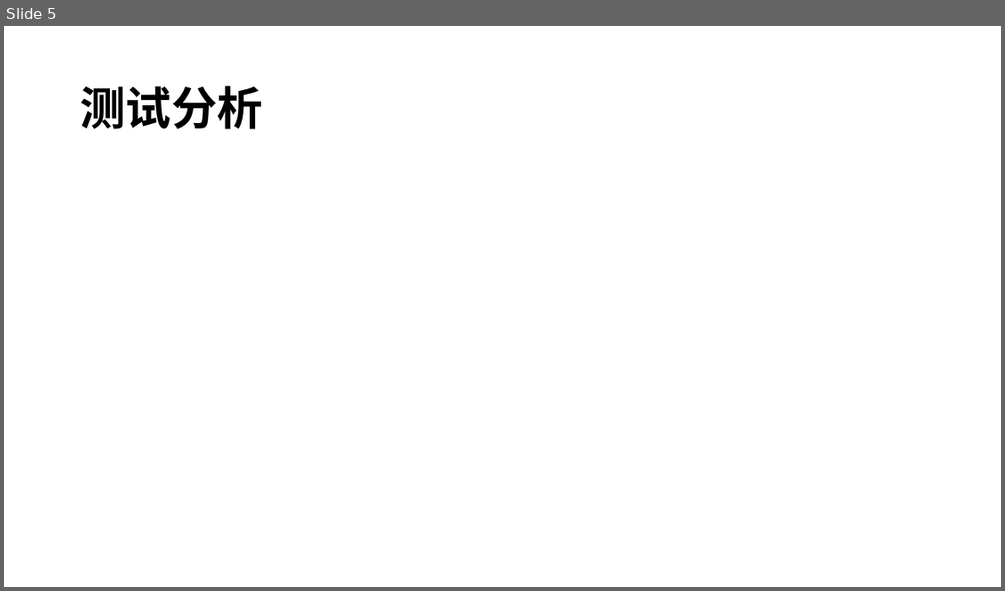
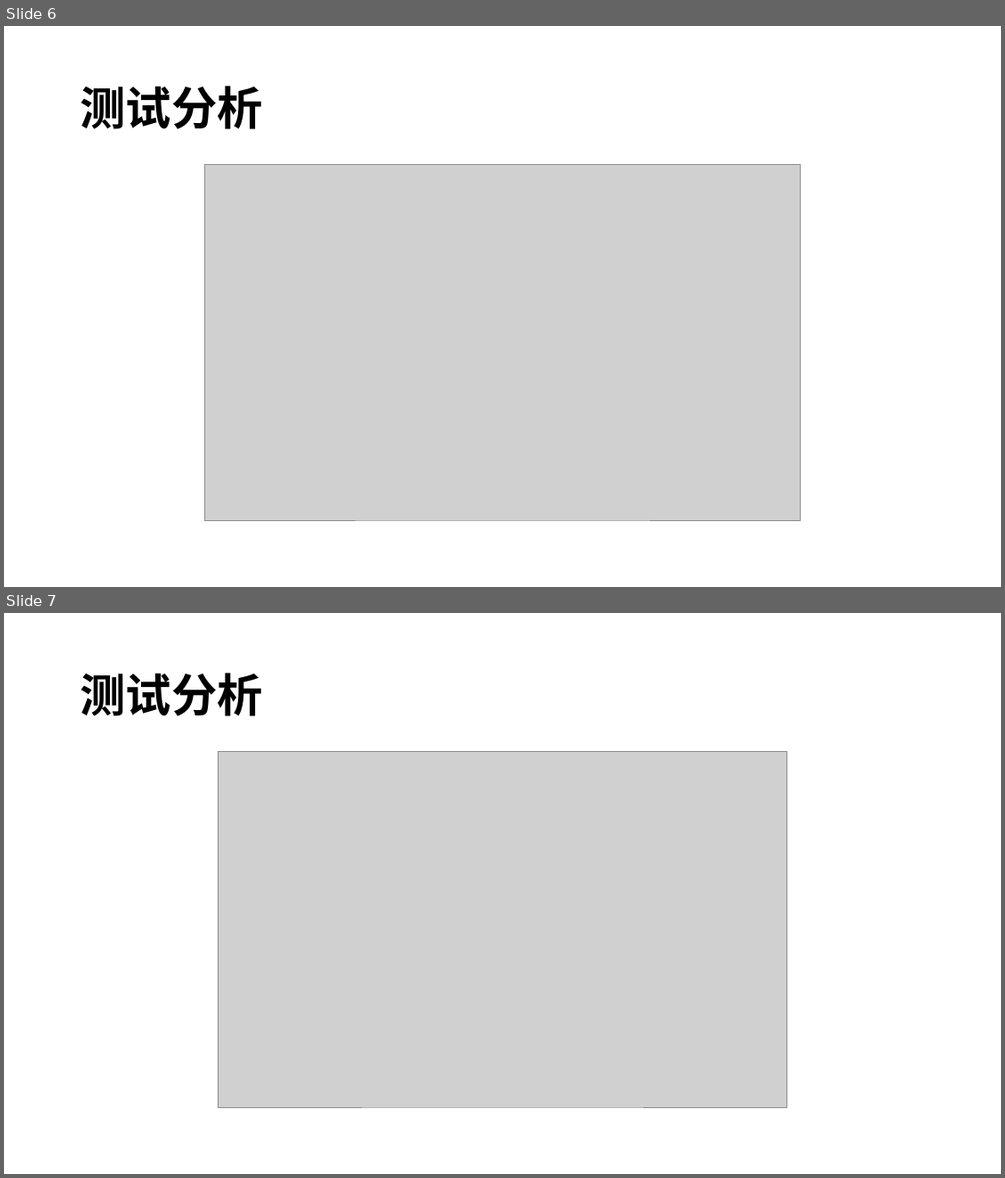
Before and after one commit to Dysprosium0626/Markov_bot, a slide deck: pre.pptx. Shown one above the other, each under a label of ours: slide 5 before the commit, slides 6 and 7 after it. The pictures are 1005x591 and 1005x1178 pixels, drawn with LibreOffice and Linux fonts; fonts in the diff are those of the drawing; grey boxes stand for pictures. Boxes give left, top, right and bottom in pixels: in the first picture for what was removed or moved away, otherwise in the second. Text is boxed around its words. In the diff, an @@ line names an element or a change of style, - is before the commit and + after.

```diff
--- a/pre.pptx
+++ b/pre.pptx
@@ slide 7 added at (4, 613, 1001, 1174), background #FFFFFF @@
@@ title added at (80, 673, 262, 716), 44 pt, text #000000, bold @@
+测试分析
@@ picture added at (218, 751, 787, 1107) @@
@@ what was slide 5 is now slide 6 @@
@@ slide 6 changed as well @@
@@ picture added at (204, 164, 801, 520) @@
```
Also in this commit, not shown: 5 other slides changed, 4 other slides added, 1 slide removed, 11 other files.
